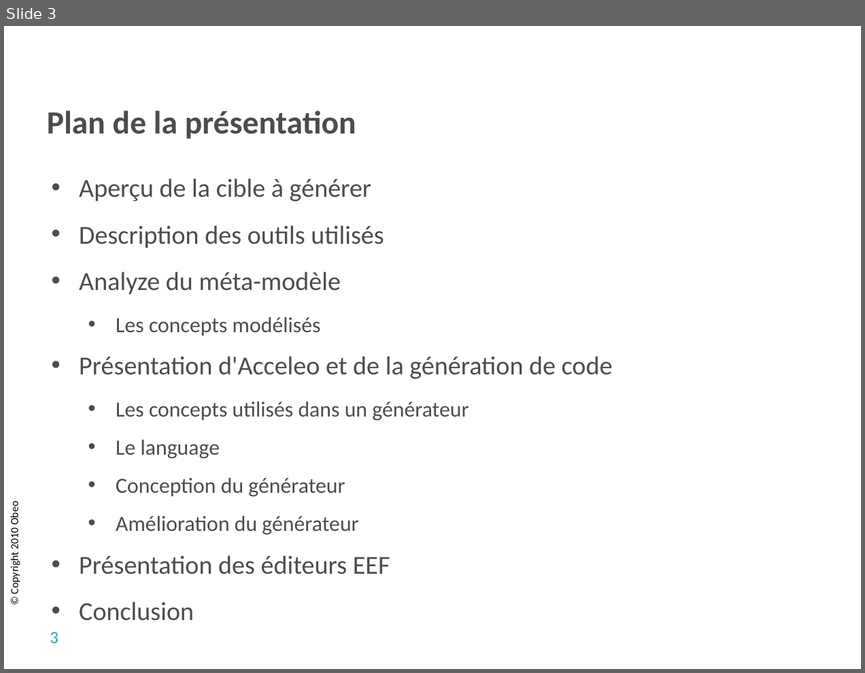
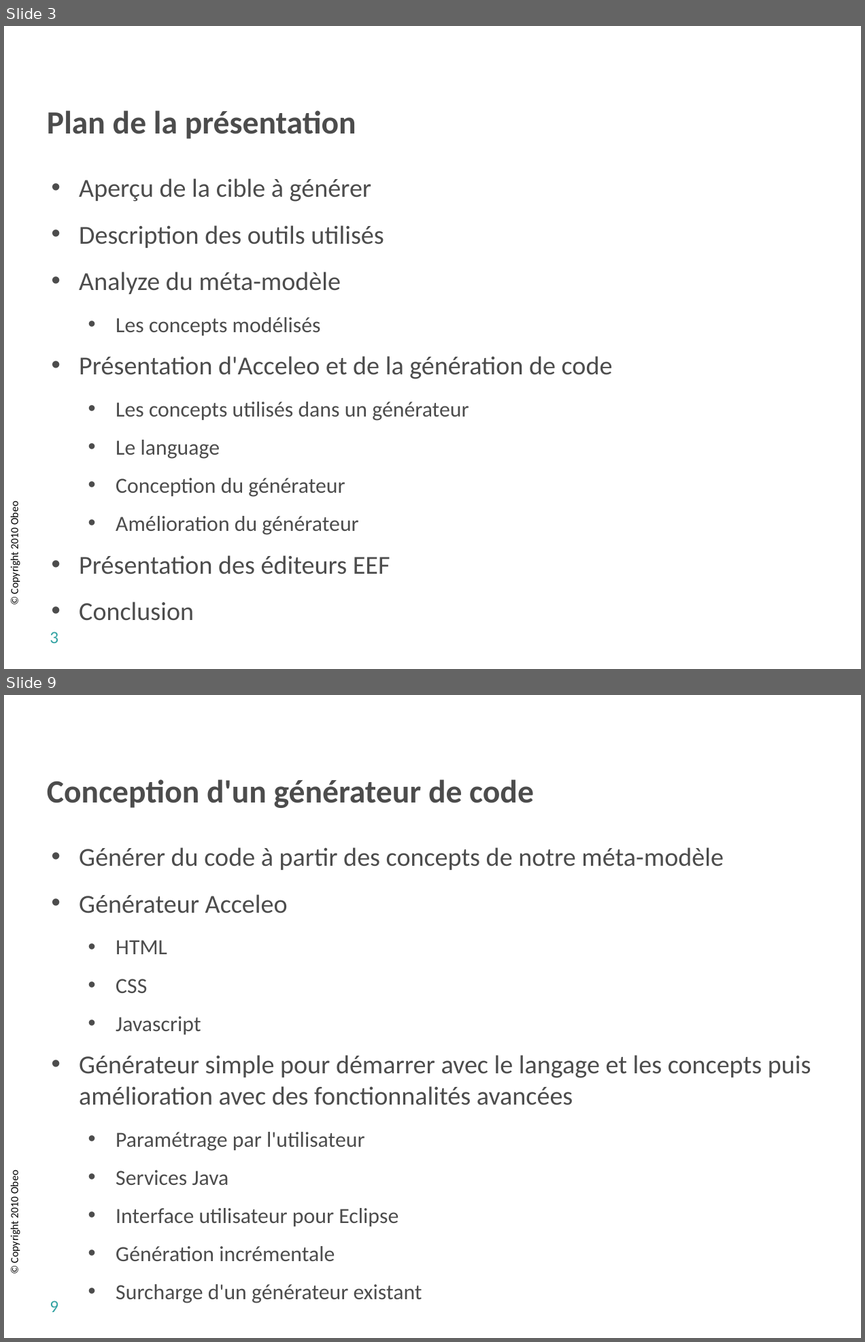
Before and after one commit to sbegaudeau/acceleo-tutorial, a slide deck: documentation/org.eclipse.acceleo.tutorial.slides/breizhcamp/Acceleo Tutorial Breizhcamp.odp. Shown one above the other, each under a label of ours: slide 3 before the commit, slides 3 and 9 after it; the slides between them are not shown. The pictures are 865x673 and 865x1342 pixels, drawn with LibreOffice and Linux fonts; fonts in the diff are those of the drawing; background and template pictures are left out. Boxes give left, top, right and bottom in pixels: in the first picture for what was removed or moved away, otherwise in the second. Text is boxed around its words. In the diff, an @@ line names an element or a change of style, - is before the commit and + after.

```diff
--- a/documentation/org.eclipse.acceleo.tutorial.slides/breizhcamp/Acceleo Tutorial Breizhcamp.odp
+++ b/documentation/org.eclipse.acceleo.tutorial.slides/breizhcamp/Acceleo Tutorial Breizhcamp.odp
@@ slide 9 added at (x1=4, y1=695, x2=861, y2=1338), background #FFFFFF; not listed: 1 template element that a slide beside it also shows @@
@@ title added at (x1=47, y1=779, x2=534, y2=808), 30 pt, text #4C4C4C, bold @@
+Conception d'un générateur de code
@@ text added at (x1=79, y1=847, x2=811, y2=1303), 24 pt, text #4C4C4C @@
+• Générer du code à partir des concepts de notre méta-modèle
+• Générateur Acceleo
+  • HTML
+  • CSS
+  • Javascript
+• Générateur simple pour démarrer avec le langage et les concepts puis amélioration avec des fonctionnalités avancées
+  • Paramétrage par l'utilisateur
+  • Services Java
+  • Interface utilisateur pour Eclipse
+  • Génération incrémentale
+  • Surcharge d'un générateur existant
@@ page number added at (x1=50, y1=1300, x2=58, y2=1312), 16 pt, text #33A3A3 @@
+9
```
Also in this commit, not shown: 4 slides changed, 5 other slides added, 4 slides removed, 1 other file.
